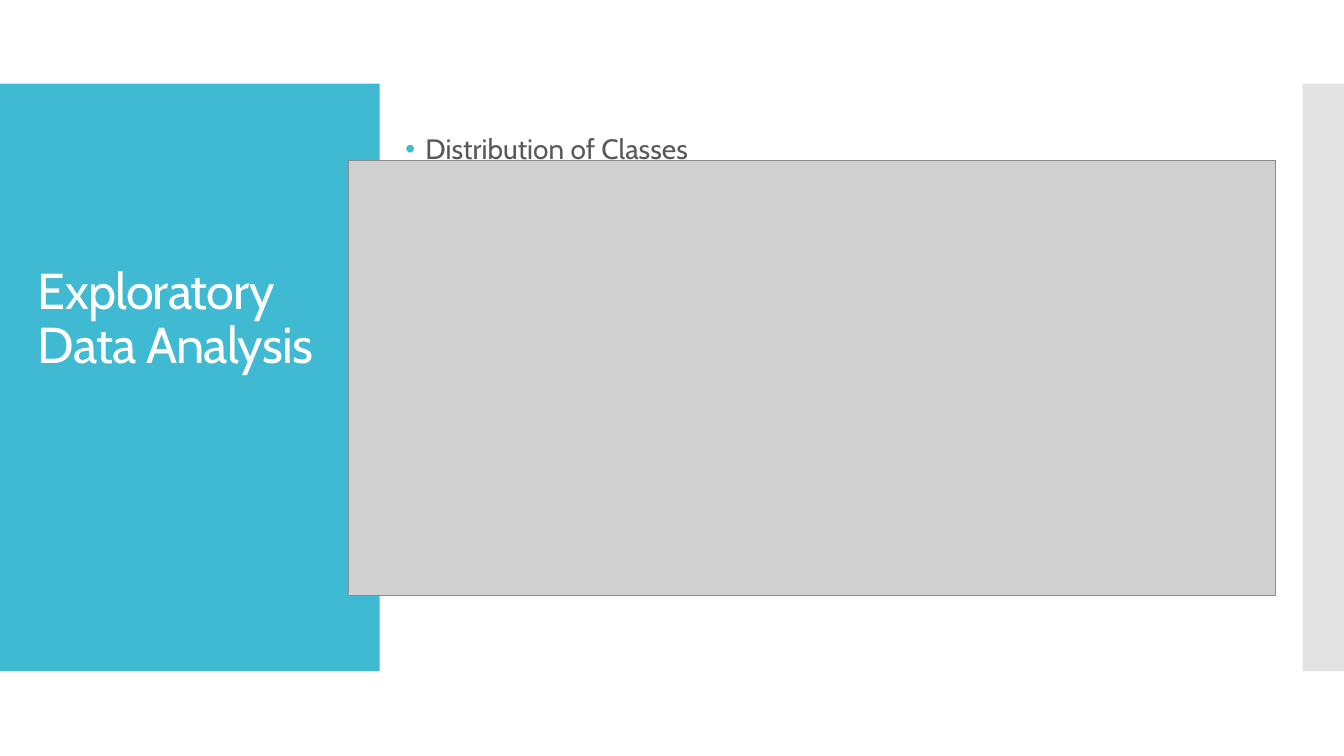
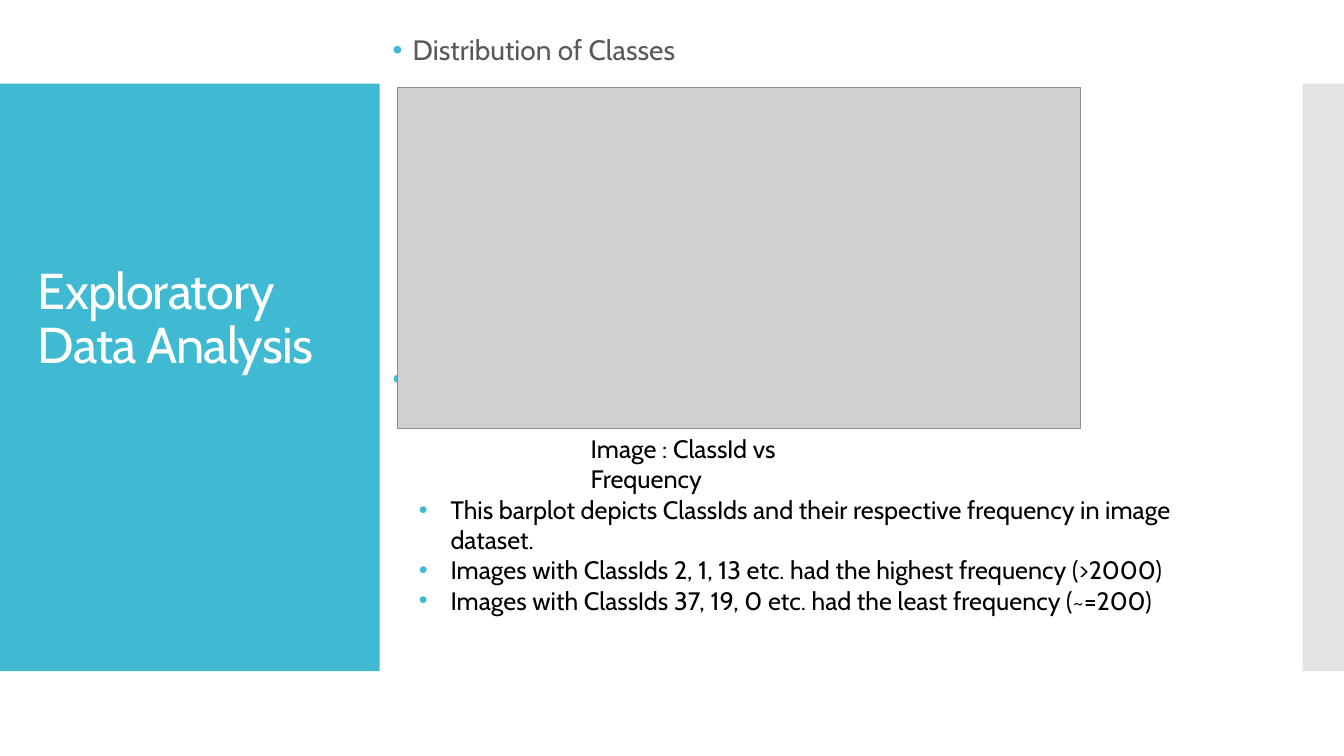
Before and after one commit to BhardwajAnshul/Springboard, a slide deck: slide 5 of Capstone Project 3/Capstone Project 3 Presentation.pptx. Drawn at 1344x756 pixels with LibreOffice and Linux fonts; fonts in the diff are those of the drawing; grey boxes stand for pictures. Boxes give left, top, right and bottom in pixels: in the first picture for what was removed or moved away, otherwise in the second. Text is boxed around its words. In the diff, an @@ line names an element or a change of style, - is before the commit and + after.

```diff
--- a/Capstone Project 3/Capstone Project 3 Presentation.pptx
+++ b/Capstone Project 3/Capstone Project 3 Presentation.pptx
@@ text "Distribution of Classes" rewrapped from <box>425,138,687,166</box> to <box>413,39,675,61</box> @@
@@ picture: place and size @@
-picture at <box>349,160,1276,595</box>
+picture at <box>397,88,1081,429</box>
@@ text added at <box>591,439,776,494</box>, 18 pt, text #000000 @@
+Image : ClassId vs Frequency
@@ text added at <box>451,500,1170,616</box>, 18 pt, text #000000 @@
+• This barplot depicts ClassIds and their respective frequency in image dataset.
+• Images with ClassIds 2, 1, 13 etc. had the highest frequency (>2000)
+• Images with ClassIds 37, 19, 0 etc. had the least frequency (~=200)
```
Also in this commit, not shown: 5 other slides changed, 3 other files.
